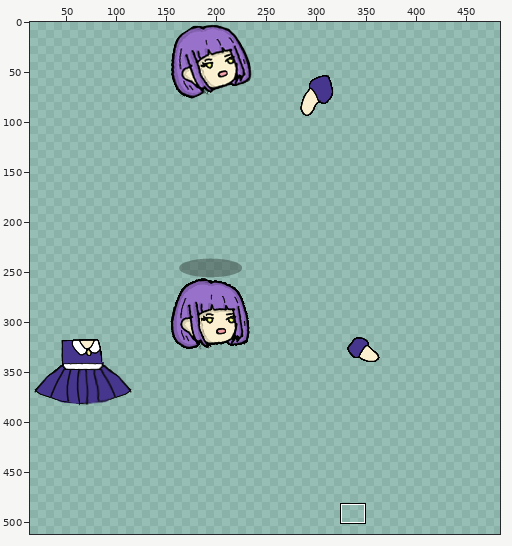
Sprite sheet -- assets/character/FighterBase/skins/4-violet_tex.png. The first picture is a wide view before the edit; the outline marks the close-up.
Close-up. Before the edit:
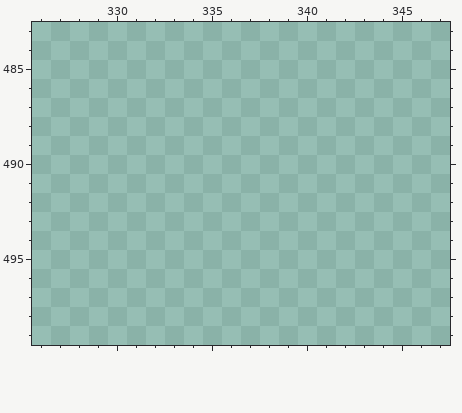
The file is 512x512 pixels. Shown: x 326..347, y 483..499. The wide view leaves out empty margins. The commit also changed other parts of the picture, which this record leaves out.
The same view after the edit:
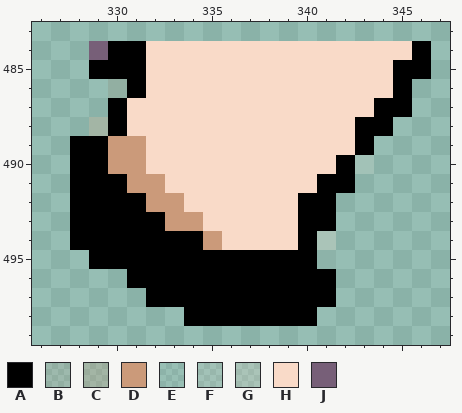
Palette (. is transparent): A #000000  B #cb9a7a20  C #cb9a7a40  D #cb9a7a  E #f9dac806  F #f9dac820  G #f9dac833  H #f9dac8  J #775f78
Changes in this commit:
@@ x 326..347 @@
 483 ......................
-484 ......................
-485 ......................
-486 ......................
-487 ......................
-488 ......................
-489 ......................
-490 ......................
-491 ......................
-492 ......................
-493 ......................
-494 ......................
-495 ......................
-496 ......................
-497 ......................
-498 ......................
+484 ...JAAHHHHHHHHHHHHHHA.
+485 ...AAAHHHHHHHHHHHHHAA.
+486 ....BAHHHHHHHHHHHHHA..
+487 ....AHHHHHHHHHHHHHAA..
+488 ...CAHHHHHHHHHHHHAA...
+489 ..AADDHHHHHHHHHHHA....
+490 ..AADDHHHHHHHHHHAF....
+491 ..AAADDHHHHHHHHAA.....
+492 ..AAAADDHHHHHHAA......
+493 ..AAAAADDHHHHHAA......
+494 ..AAAAAAADHHHHAG......
+495 ...AAAAAAAAAAAAE......
+496 .....AAAAAAAAAAA......
+497 ......AAAAAAAAAA......
+498 ........AAAAAAA.......
 499 ......................
